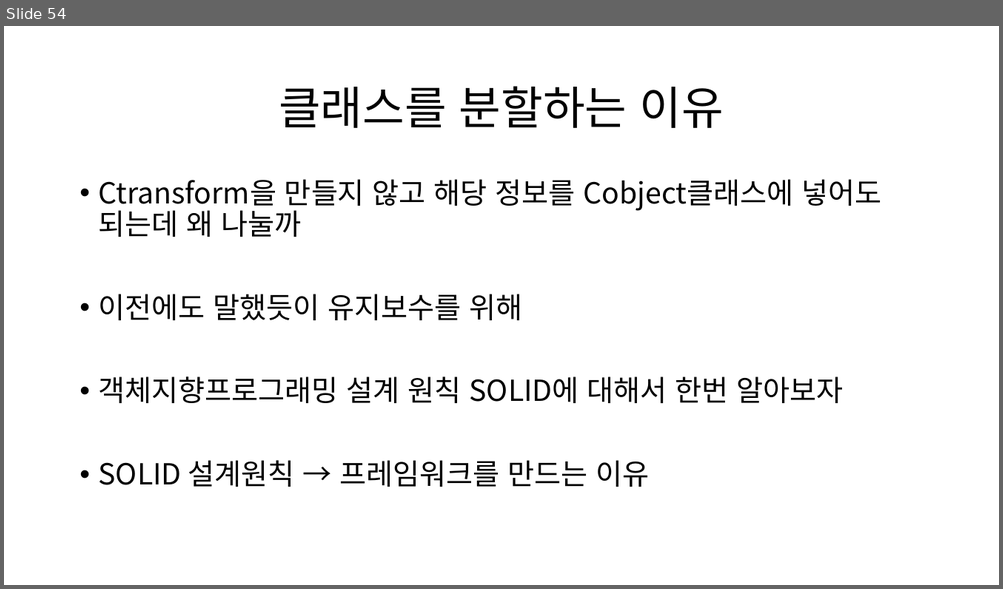
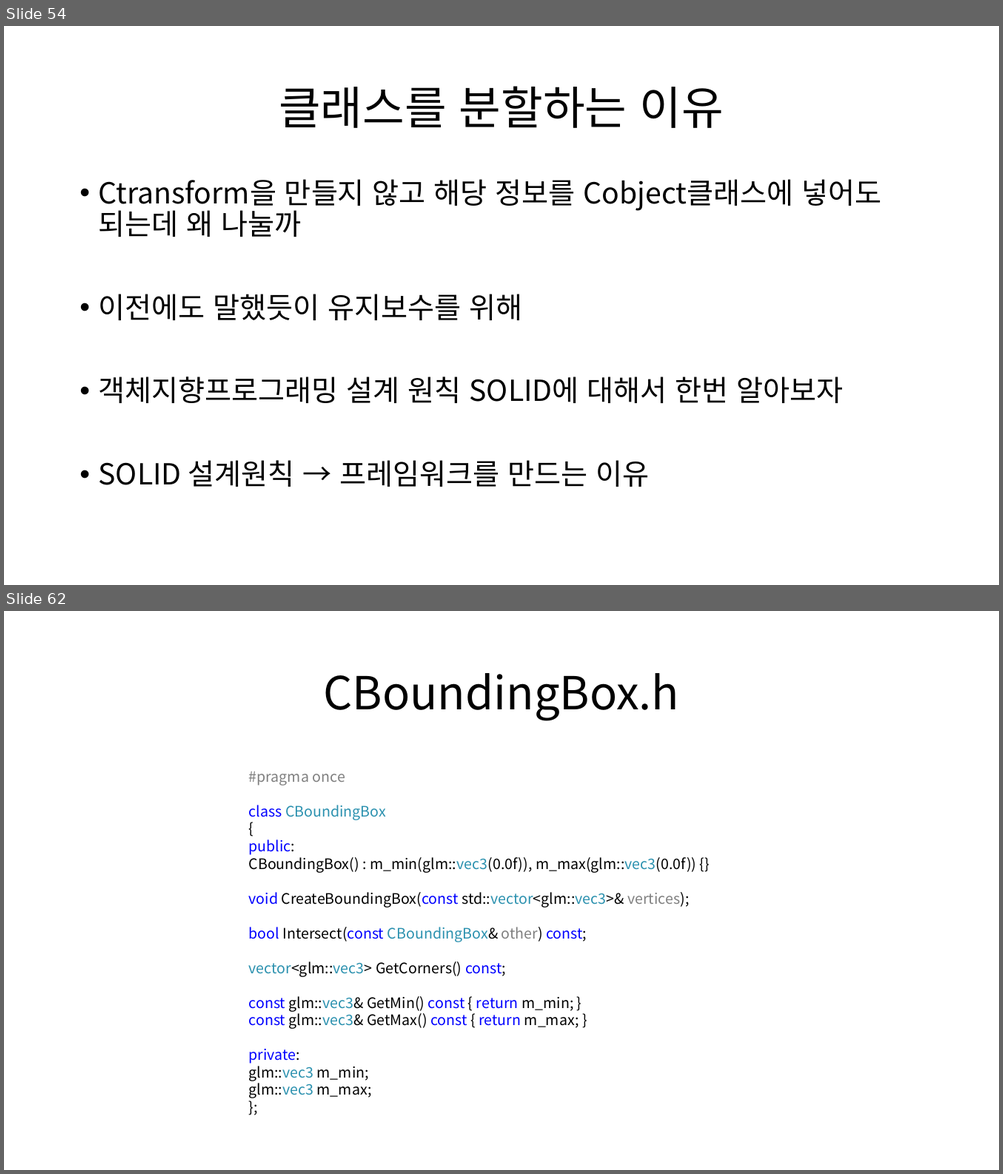
Before and after one commit to Kimseongtae9911/WarpOpenGL, a slide deck: 프레임워크.pptx. Shown one above the other, each under a label of ours: slide 54 before the commit, slides 54 and 62 after it; the slides between them are not shown. The pictures are 1003x589 and 1003x1174 pixels, drawn with LibreOffice and Linux fonts; fonts in the diff are those of the drawing. Boxes give left, top, right and bottom in pixels: in the first picture for what was removed or moved away, otherwise in the second. Text is boxed around its words. In the diff, an @@ line names an element or a change of style, - is before the commit and + after.

```diff
--- a/프레임워크.pptx
+++ b/프레임워크.pptx
@@ slide 62 added at <box>4,611,999,1170</box>, background #FFFFFF @@
@@ title added at <box>323,673,679,721</box>, 44 pt, text #000000 @@
+CBoundingBox.h
@@ text added at <box>249,772,696,1099</box>, 14 pt, text #000000 @@
+#pragma once
+class CBoundingBox
+{
+public:
+CBoundingBox() : m_min(glm::vec3(0.0f)), m_max(glm::vec3(0.0f)) {}
+void CreateBoundingBox(const std::vector<glm::vec3>& vertices);
+bool Intersect(const CBoundingBox& other) const;
+vector<glm::vec3> GetCorners() const;
+const glm::vec3& GetMin() const { return m_min; }
+const glm::vec3& GetMax() const { return m_max; }
+private:
+glm::vec3 m_min;
+glm::vec3 m_max;
+};
```
Also in this commit, not shown: 17 other slides added, 19 other files.
